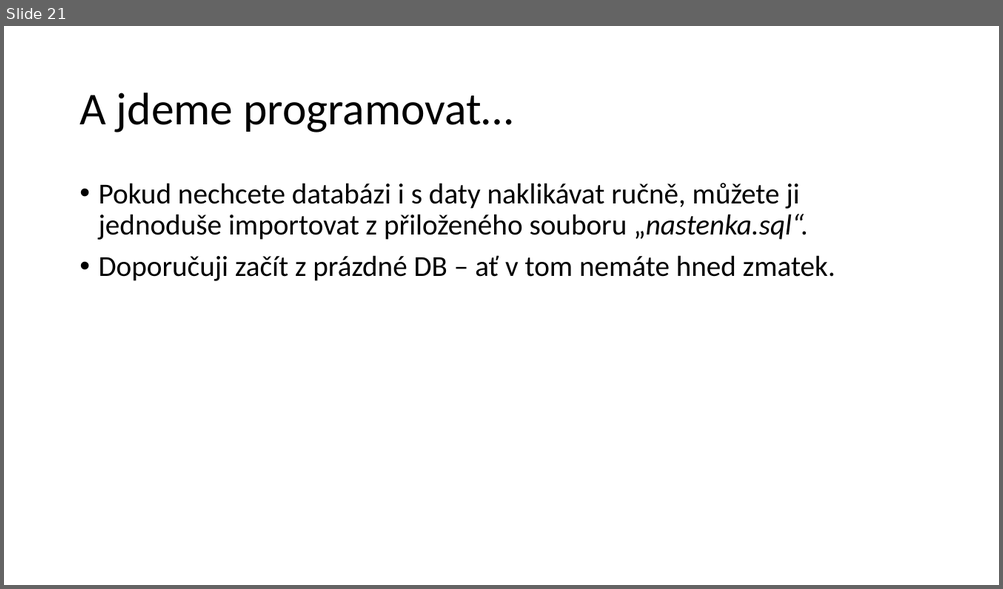
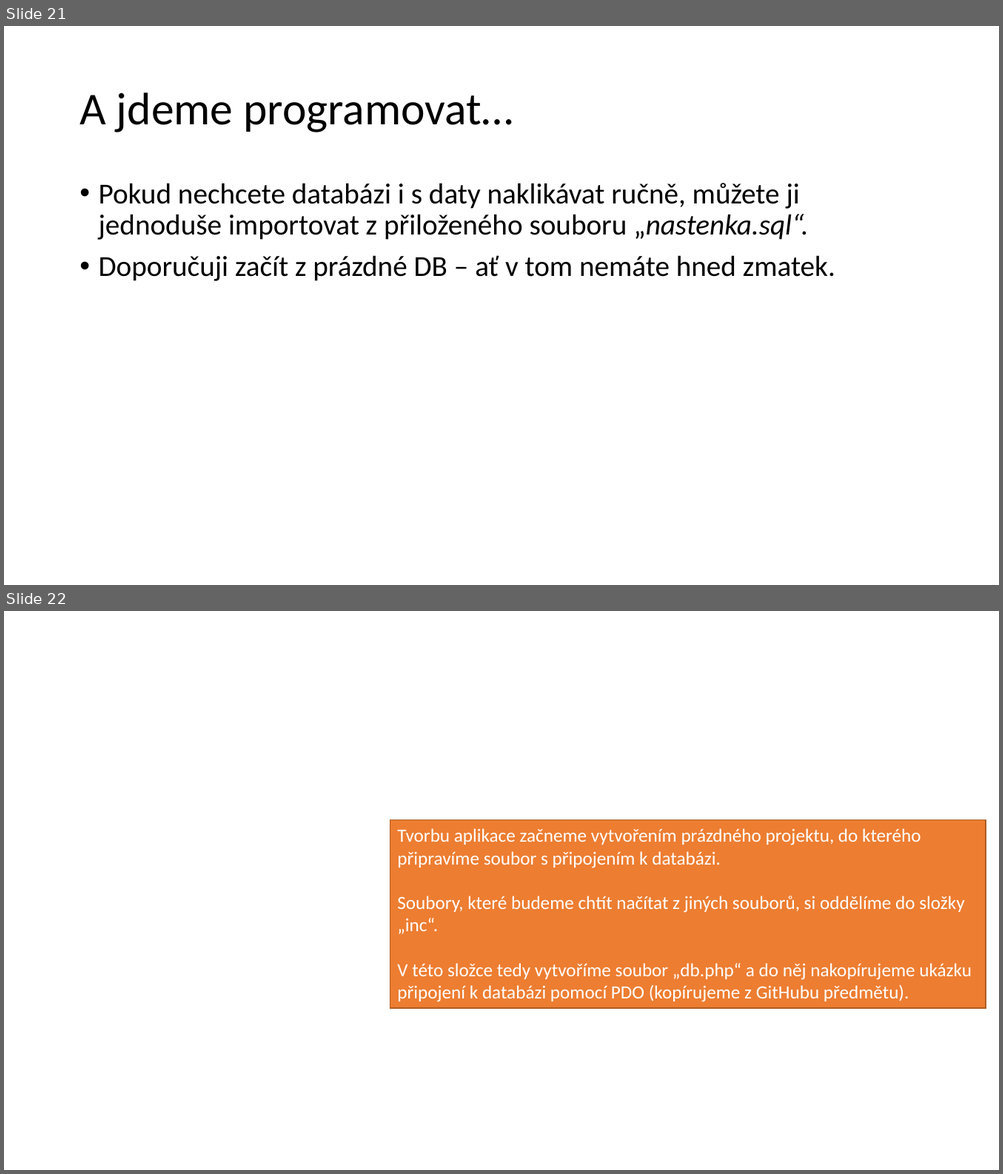
Before and after one commit to 4iz278/cviceni, a slide deck: 05-sql-databaze/05-aplikace-nastenka/prezentace-postup-vyvoje-nastenka.pptx. Shown one above the other, each under a label of ours: slide 21 before the commit, slides 21 and 22 after it. The pictures are 1003x589 and 1003x1174 pixels, drawn with LibreOffice and Linux fonts; fonts in the diff are those of the drawing; background and template pictures are left out. Boxes give left, top, right and bottom in pixels: in the first picture for what was removed or moved away, otherwise in the second. Text is boxed around its words. In the diff, an @@ line names an element or a change of style, - is before the commit and + after.

Commit message:
prezentace vytvoření výpisu příspěvků

```diff
--- a/05-sql-databaze/05-aplikace-nastenka/prezentace-postup-vyvoje-nastenka.pptx
+++ b/05-sql-databaze/05-aplikace-nastenka/prezentace-postup-vyvoje-nastenka.pptx
@@ slide 22 added at [4,611,999,1170], background picture (left out) @@
@@ rectangle added at [390,820,985,1008], fill #ED7D31, outline #AF5C24 1 pt, 18 pt, text #FFFFFF @@
+Tvorbu aplikace začneme vytvořením prázdného projektu, do kterého připravíme soubor s připojením k databázi.
+Soubory, které budeme chtít načítat z jiných souborů, si oddělíme do složky „inc“.
+V této složce tedy vytvoříme soubor „db.php“ a do něj nakopírujeme ukázku připojení k databázi pomocí PDO (kopírujeme z GitHubu předmětu).
```
Also in this commit, not shown: 21 other slides added.
